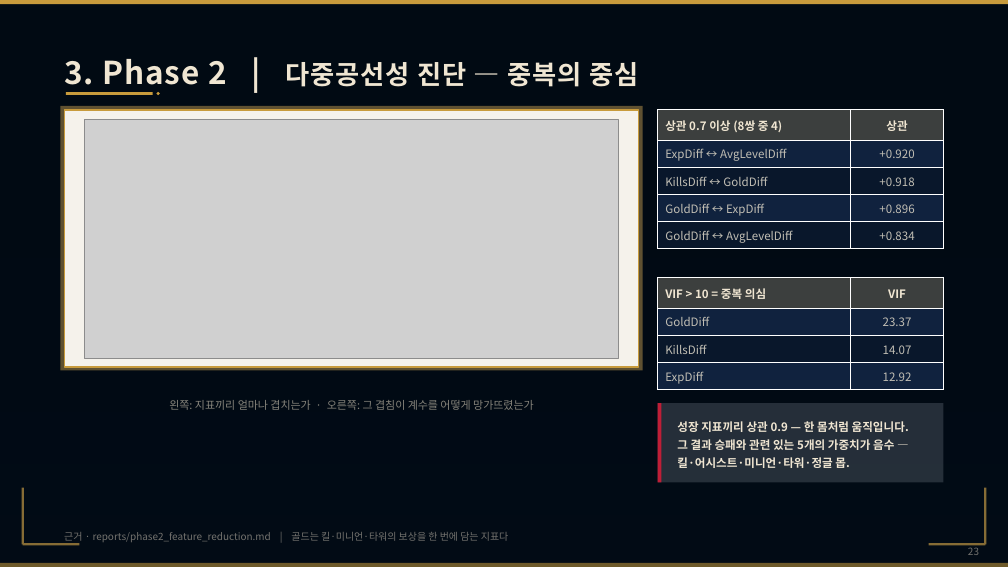
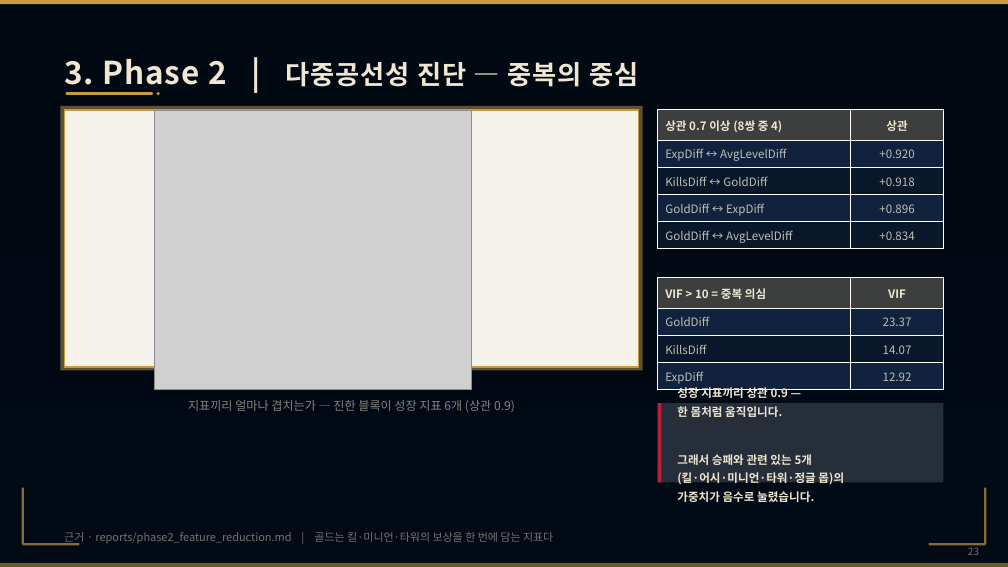
Before and after one commit to wpalswpa/project2608, a slide deck: slide 23 of 4조(십분컷)_미니2프로젝트_LoL 인게임 시점별 경기 데이터 기반 승패 예측 및 핵심 승리요인 분석_발표자료.pptx. Drawn at 1008x567 pixels with LibreOffice and Linux fonts; fonts in the diff are those of the drawing; grey boxes stand for pictures; background and template pictures are left out. Boxes give left, top, right and bottom in pixels: in the first picture for what was removed or moved away, otherwise in the second. Text is boxed around its words. In the diff, an @@ line names an element or a change of style, - is before the commit and + after.

```diff
--- a/4조(십분컷)_미니2프로젝트_LoL 인게임 시점별 경기 데이터 기반 승패 예측 및 핵심 승리요인 분석_발표자료.pptx
+++ b/4조(십분컷)_미니2프로젝트_LoL 인게임 시점별 경기 데이터 기반 승패 예측 및 핵심 승리요인 분석_발표자료.pptx
@@ picture: place and size @@
-picture at bbox=[85, 119, 619, 358]
+picture at bbox=[155, 110, 472, 390]
@@ text at bbox=[677, 387, 844, 502]: text changed @@
-성장 지표끼리 상관 0.9 — 한 몸처럼 움직입니다.
-그 결과 승패와 관련 있는 5개의 가중치가 음수 —
-킬·어시스트·미니언·타워·정글 몹.
+성장 지표끼리 상관 0.9 —
+한 몸처럼 움직입니다.
+그래서 승패와 관련 있는 5개
+(킬·어시·미니언·타워·정글 몹)의
+가중치가 음수로 눌렸습니다.
@@ text at bbox=[188, 400, 515, 412]: text changed; size 10.5 to 11.5 pt @@
-왼쪽: 지표끼리 얼마나 겹치는가 · 오른쪽: 그 겹침이 계수를 어떻게 망가뜨렸는가
+지표끼리 얼마나 겹치는가 — 진한 블록이 성장 지표 6개 (상관 0.9)
@@ text "근거 · reports/phase2_feature_reduction.md | 골드는 ..." at bbox=[64, 532, 553, 545]: size 9.5 to 10.5 pt @@
```
Also in this commit, not shown: 27 other slides changed, 1 slide added, 1 other file.
